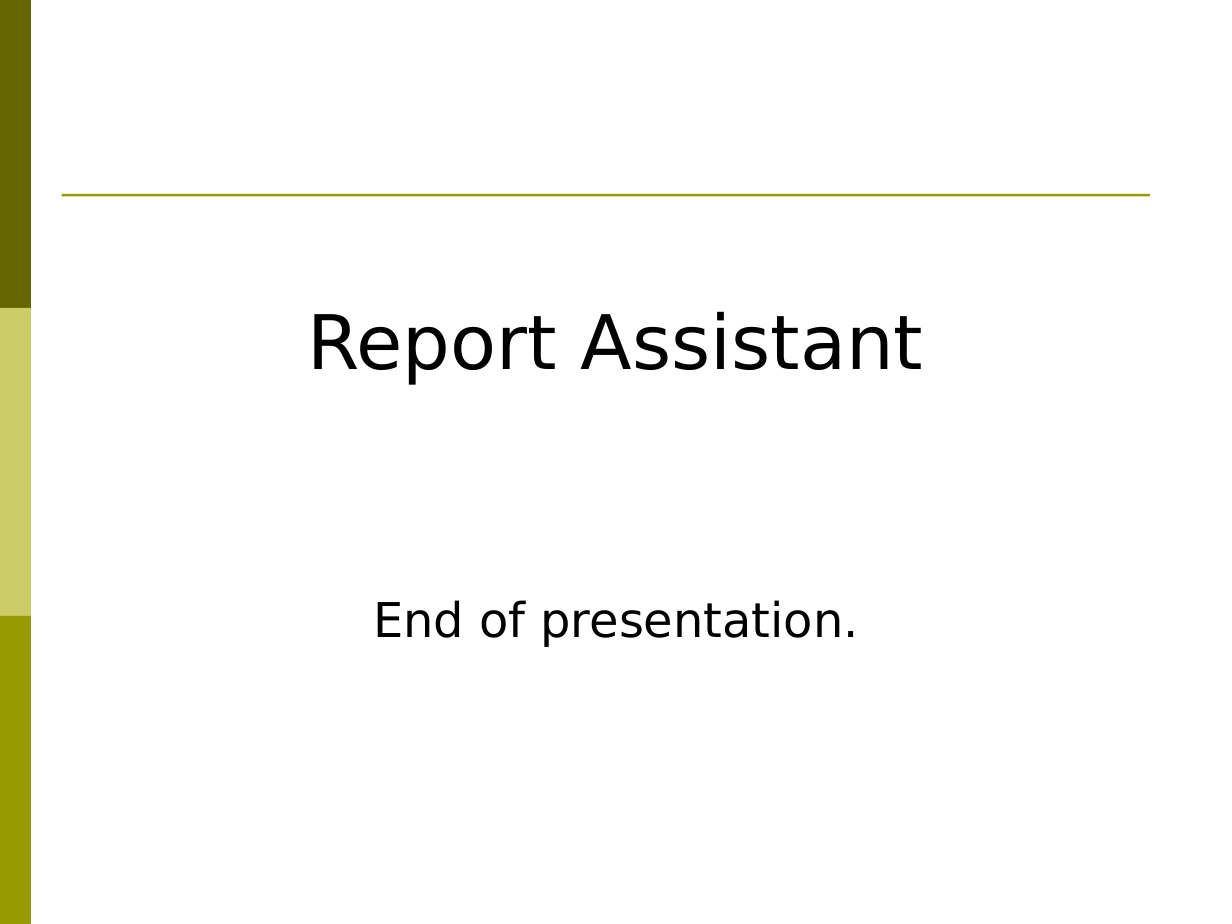
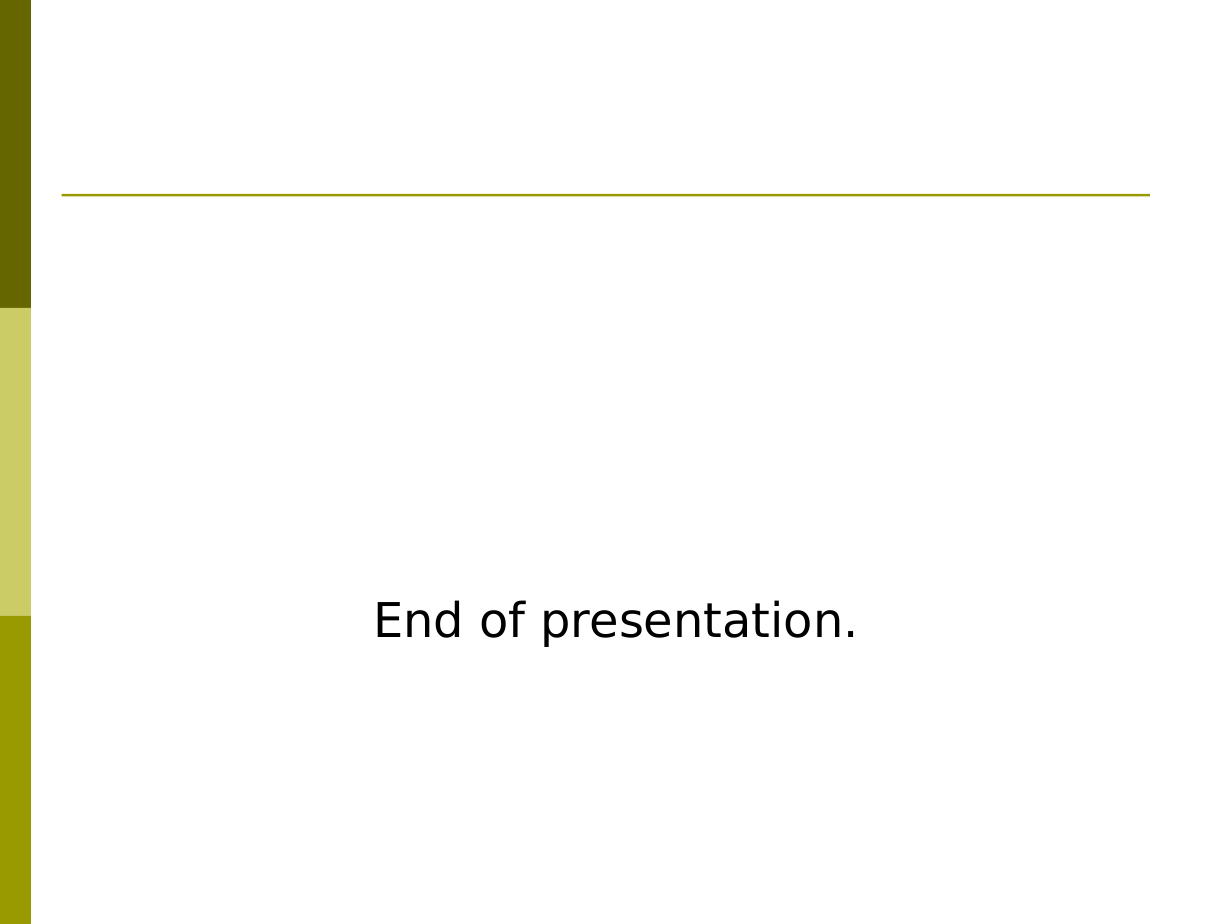
Before and after one commit to BackupTheBerlios/reportasistent-svn, a slide deck: slide 8 of trunk/Dokumenty/LM-Report Asistent.ppt. Drawn at 1232x924 pixels with LibreOffice and Linux fonts; fonts in the diff are those of the drawing. Boxes give left, top, right and bottom in pixels: in the first picture for what was removed or moved away, otherwise in the second. Text is boxed around its words. In the diff, an @@ line names an element or a change of style, - is before the commit and + after.

```diff
--- a/trunk/Dokumenty/LM-Report Asistent.ppt
+++ b/trunk/Dokumenty/LM-Report Asistent.ppt
@@ text removed at box(307, 311, 924, 385) @@
-Report Assistant
```
Also in this commit, not shown: 4 other slides changed.
